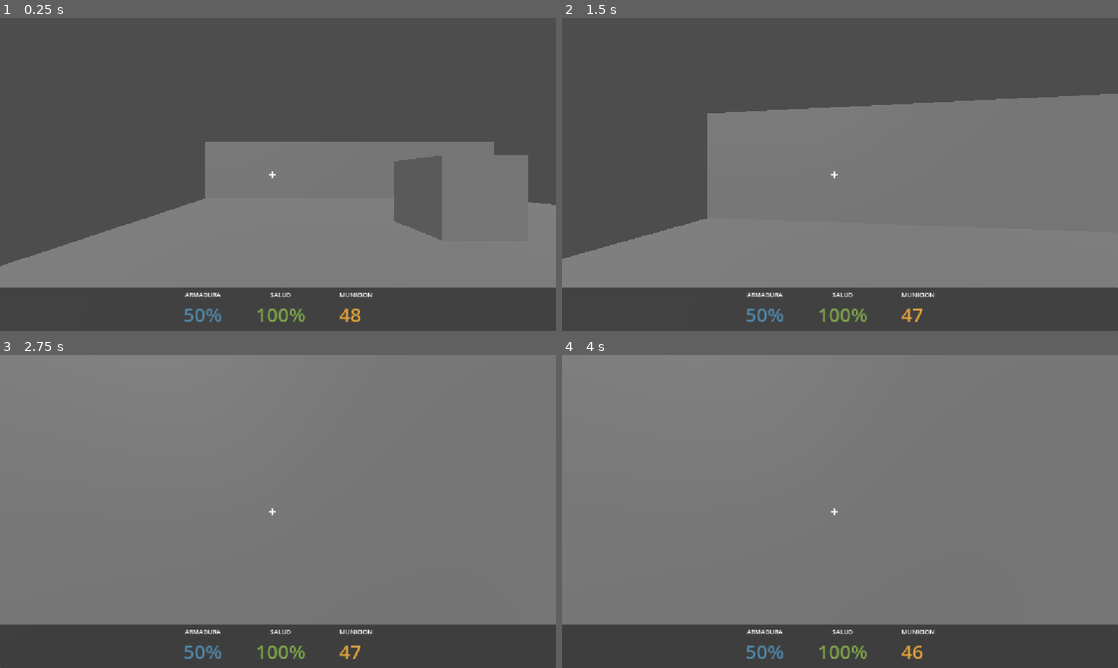
Above: before the commit, frames 1-4 (two rows, left to right).
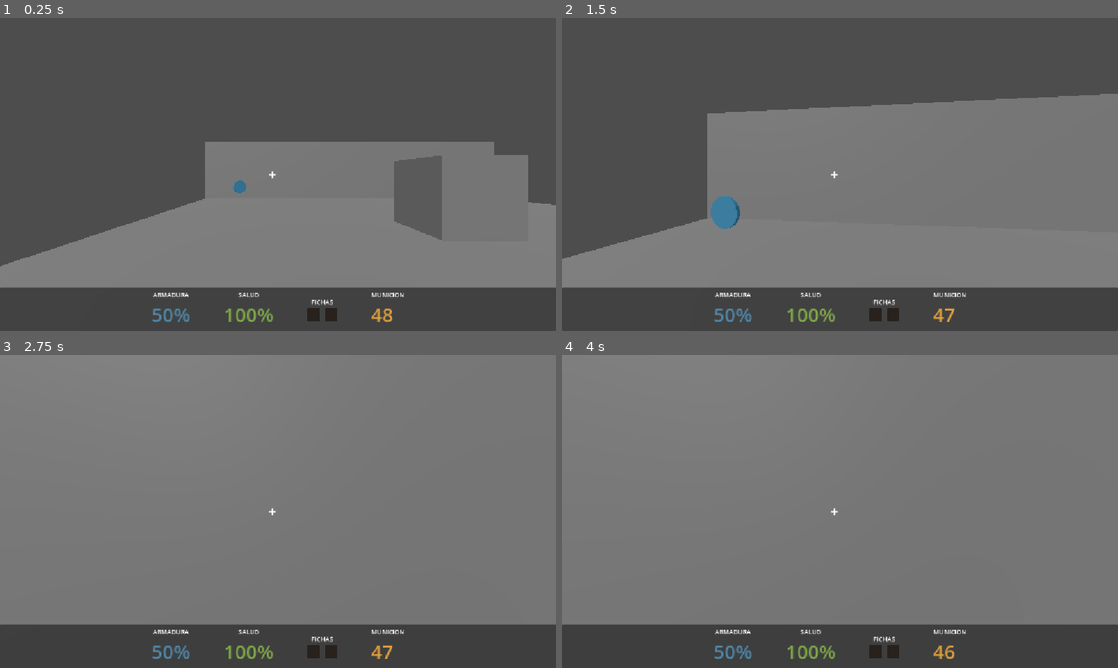
Above: after the commit, the same moments.

Repository: xXJotaHacheXx/Socavon
Game: Godot game, scene res://escenas/prueba.tscn
Two runs of this game, one before a commit and one after it. Both use one fixed random seed, a clock stepped at 60 frames per second and the inputs below.
Inputs (mouse positions are in pixels of both pictures, inside the frame that each line leads up to):
- Up to frame 1 (0.25 s): no input
- Up to frame 2 (1.5 s): tap Enter at 0.5 s; move the mouse to (867, 174) at 0.52 s; hold Shift (correr) 0.53-1.28 s; hold W (adelante) from 0.53 s (still down); move the mouse to (812, 174) at 1.27 s; click (812, 174) at 1.35 s
- Up to frame 3 (2.75 s): keep holding W (adelante); move the mouse to (289, 505) at 2.02 s; hold Shift (correr) from 2.03 s (still down)
- Up to frame 4 (4 s): keep holding W (adelante); tap Space at 2.75 s; move the mouse to (834, 517) at 2.77 s; release Shift (correr) at 2.78 s; click (834, 517) at 2.85 s; tap Enter at 3.5 s; move the mouse to (878, 514) at 3.52 s; hold Shift (correr) from 3.53 s (still down)

The runs differ from the first frame. In frame 1, 1.4% of the frame differs, in the area x 27-73%, y 51-98%; in frame 2, 1.7%, in the area x 26-73%, y 56-98%; in frame 3, 1.3%; in frame 4, 1.3%.

Commit message:
Fichas, puertas, gestor de partida con autoload

Diff:
--- /dev/null
+++ b/escenas/ficha.tscn
@@ -0,0 +1,22 @@
+[gd_scene format=3 uid="uid://hv2muokpk4v"]
+
+[ext_resource type="Script" uid="uid://dk52fvydsdi5" path="res://scripts/ficha.gd" id="1_c8j3s"]
+
+[sub_resource type="SphereShape3D" id="SphereShape3D_cg8h7"]
+radius = 0.9
+
+[sub_resource type="CylinderMesh" id="CylinderMesh_whjgx"]
+top_radius = 0.35
+bottom_radius = 0.35
+height = 0.08
+
+[node name="Ficha" type="Area3D" unique_id=2067859008]
+script = ExtResource("1_c8j3s")
+
+[node name="CollisionShape3D" type="CollisionShape3D" parent="." unique_id=628767987]
+transform = Transform3D(1, 0, 0, 0, 1, 0, 0, 0, 1, 0, 0.9, 0)
+shape = SubResource("SphereShape3D_cg8h7")
+
+[node name="MeshInstance3D" type="MeshInstance3D" parent="." unique_id=461031988]
+transform = Transform3D(1, 0, 0, 0, -4.371139e-08, -1, 0, 1, -4.371139e-08, 0, 0.9, 0)
+mesh = SubResource("CylinderMesh_whjgx")
--- a/escenas/jugador.tscn
+++ b/escenas/jugador.tscn
@@ -103,6 +103,29 @@
 theme_override_font_sizes/font_size = 40
 text = "100%"
 
+[node name="Fichas" type="VBoxContainer" parent="HUD/Placa/Stats" unique_id=469364153]
+layout_mode = 2
+alignment = 1
+
+[node name="Titulo" type="Label" parent="HUD/Placa/Stats/Fichas" unique_id=1027440470]
+layout_mode = 2
+theme_override_font_sizes/font_size = 13
+text = "FICHAS"
+horizontal_alignment = 1
+
+[node name="Iconos" type="HBoxContainer" parent="HUD/Placa/Stats/Fichas" unique_id=128701423]
+layout_mode = 2
+theme_override_constants/separation = 10
+alignment = 1
+
+[node name="Estano" type="ColorRect" parent="HUD/Placa/Stats/Fichas/Iconos" unique_id=1469489665]
+custom_minimum_size = Vector2(26, 26)
+layout_mode = 2
+
+[node name="Cobre" type="ColorRect" parent="HUD/Placa/Stats/Fichas/Iconos" unique_id=1498191054]
+custom_minimum_size = Vector2(26, 26)
+layout_mode = 2
+
 [node name="Municion" type="VBoxContainer" parent="HUD/Placa/Stats" unique_id=847130920]
 layout_mode = 2
 alignment = 1
@@ -117,3 +140,19 @@
 layout_mode = 2
 theme_override_font_sizes/font_size = 40
 text = "100%"
+
+[node name="Aviso" type="Label" parent="HUD" unique_id=556672894]
+anchors_preset = 7
+anchor_left = 0.5
+anchor_top = 1.0
+anchor_right = 0.5
+anchor_bottom = 1.0
+offset_left = -20.0
+offset_top = -23.0
+offset_right = 20.0
+grow_horizontal = 2
+grow_vertical = 0
+offset_transform_enabled = true
+offset_transform_position = Vector2(-150, -115)
+theme_override_font_sizes/font_size = 18
+horizontal_alignment = 1
--- a/escenas/prueba.tscn
+++ b/escenas/prueba.tscn
@@ -3,6 +3,8 @@
 [ext_resource type="PackedScene" uid="uid://bj7n5u2bfpyiq" path="res://escenas/jugador.tscn" id="1_bfths"]
 [ext_resource type="Script" uid="uid://ciqa56cv0u5kc" path="res://scripts/blanco.gd" id="2_2jt68"]
 [ext_resource type="PackedScene" uid="uid://ptbu42m5anjk" path="res://escenas/barretero.tscn" id="3_mdukl"]
+[ext_resource type="PackedScene" uid="uid://hv2muokpk4v" path="res://escenas/ficha.tscn" id="4_8nejv"]
+[ext_resource type="PackedScene" uid="uid://he53hi2i6bkt" path="res://escenas/puerta.tscn" id="5_e5wxq"]
 
 [sub_resource type="NavigationMesh" id="NavigationMesh_cg8h7"]
 vertices = PackedVector3Array(-9.420843, -0.59780455, -7.6428213, -9.420843, -0.59780455, 8.857179, 9.579157, -0.59780455, 8.857179, 9.579157, -0.59780455, -7.6428213)
@@ -54,3 +56,9 @@
 
 [node name="Barretero" parent="." unique_id=1066758173 instance=ExtResource("3_mdukl")]
 transform = Transform3D(1, 0, 0, 0, 1, 0, 0, 0, 1, 7, -1, -5)
+
+[node name="Ficha" parent="." unique_id=2067859008 instance=ExtResource("4_8nejv")]
+transform = Transform3D(1, 0, 0, 0, 1, 0, 0, 0, 1, -7.0178843, -1.0426359, -5.549494)
+
+[node name="Puerta" parent="." unique_id=476976444 instance=ExtResource("5_e5wxq")]
+transform = Transform3D(1, 0, 0, 0, 1, 0, 0, 0, 1, 4.4550295, -1.0426378, 5.093611)
--- /dev/null
+++ b/escenas/puerta.tscn
@@ -0,0 +1,29 @@
+[gd_scene format=3 uid="uid://he53hi2i6bkt"]
+
+[ext_resource type="Script" uid="uid://bcn8kx1c3o0sl" path="res://scripts/partida.gd" id="1_0li1g"]
+
+[sub_resource type="BoxMesh" id="BoxMesh_cg8h7"]
+size = Vector3(3, 3.2, 0.3)
+
+[sub_resource type="BoxShape3D" id="BoxShape3D_whjgx"]
+size = Vector3(3, 3.2, 0.3)
+
+[sub_resource type="BoxShape3D" id="BoxShape3D_cg8h7"]
+size = Vector3(4, 3.2, 3)
+
+[node name="Puerta" type="StaticBody3D" unique_id=476976444]
+script = ExtResource("1_0li1g")
+
+[node name="MeshInstance3D" type="MeshInstance3D" parent="." unique_id=218066292]
+transform = Transform3D(1, 0, 0, 0, 1, 0, 0, 0, 1, 0, 1.6, 0)
+mesh = SubResource("BoxMesh_cg8h7")
+
+[node name="CollisionShape3D" type="CollisionShape3D" parent="." unique_id=1002675994]
+transform = Transform3D(1, 0, 0, 0, 1, 0, 0, 0, 1, 0, 1.6, 0)
+shape = SubResource("BoxShape3D_whjgx")
+
+[node name="Zona" type="Area3D" parent="." unique_id=2052876801]
+
+[node name="CollisionShape3D" type="CollisionShape3D" parent="Zona" unique_id=299940869]
+transform = Transform3D(1, 0, 0, 0, 1, 0, 0, 0, 1, 0, 1.6, 0)
+shape = SubResource("BoxShape3D_cg8h7")
--- a/project.godot
+++ b/project.godot
@@ -14,6 +14,10 @@
 run/main_scene="uid://duuqoc7adpyi8"
 config/features=PackedStringArray("4.7", "Forward Plus")
 config/icon="res://icon.svg"
+
+[autoload]
+
+Partida="*uid://bcn8kx1c3o0sl"
 
 [display]
 
--- /dev/null
+++ b/scripts/ficha.gd
@@ -0,0 +1,37 @@
+extends Area3D
+
+const NOMBRES := {"estano": "ESTAÑO", "cobre": "COBRE"}
+
+@export_enum("estano", "cobre") var tipo: String = "estano"
+
+var altura_base := 0.0
+var tiempo := 0.0
+
+@onready var malla: MeshInstance3D = $MeshInstance3D
+
+
+func _ready() -> void:
+	altura_base = malla.position.y
+	body_entered.connect(_al_entrar)
+
+	var mat := StandardMaterial3D.new()
+	mat.albedo_color = Color(0.18, 0.42, 0.55) if tipo == "estano" else Color(0.77, 0.27, 0.12)
+	mat.emission_enabled = true
+	mat.emission = mat.albedo_color
+	mat.emission_energy_multiplier = 0.8
+	malla.material_override = mat
+
+
+func _process(delta: float) -> void:
+	tiempo += delta
+	malla.rotate_y(2.0 * delta)
+	malla.position.y = altura_base + sin(tiempo * 2.5) * 0.12
+
+
+func _al_entrar(cuerpo: Node3D) -> void:
+	if not cuerpo.is_in_group("jugador"):
+		return
+
+	Partida.agregar_ficha(tipo)
+	Partida.avisar("FICHA DE " + NOMBRES[tipo])
+	queue_free()
--- a/scripts/hud.gd
+++ b/scripts/hud.gd
@@ -1,4 +1,12 @@
 extends CanvasLayer
+
+const APAGADO := Color(0.16, 0.13, 0.11)
+const ESTANO := Color(0.18, 0.42, 0.55)
+const COBRE := Color(0.77, 0.27, 0.12)
+
+@onready var aviso: Label = $Aviso
+@onready var ficha_estano: ColorRect = $Placa/Stats/Fichas/Iconos/Estano
+@onready var ficha_cobre: ColorRect = $Placa/Stats/Fichas/Iconos/Cobre
 
 @onready var jugador: CharacterBody3D = get_parent()
 @onready var arma: RayCast3D = jugador.get_node("Camera3D/RayoDisparo")
@@ -16,6 +24,13 @@
 	_al_cambiar_salud(jugador.vida_maxima, jugador.vida_maxima)
 	_al_cambiar_armadura(jugador.armadura_inicial)
 	_al_cambiar_municion(arma.municion_maxima, arma.municion_maxima)
+
+	Partida.ficha_obtenida.connect(_encender_ficha)
+	Partida.aviso.connect(mostrar_aviso)
+
+	ficha_estano.color = APAGADO
+	ficha_cobre.color = APAGADO
+	aviso.modulate.a = 0.0
 
 
 func _al_cambiar_salud(actual: float, maxima: float) -> void:
@@ -37,3 +52,19 @@
 		municion.modulate = Color(1.0, 0.25, 0.2)
 	else:
 		municion.modulate = Color(0.88, 0.63, 0.23)
+
+
+func _encender_ficha(cual: String) -> void:
+	if cual == "estano":
+		ficha_estano.color = ESTANO
+	else:
+		ficha_cobre.color = COBRE
+
+
+func mostrar_aviso(texto: String) -> void:
+	aviso.text = texto
+	aviso.modulate.a = 1.0
+
+	var t := create_tween()
+	t.tween_interval(1.4)
+	t.tween_property(aviso, "modulate:a", 0.0, 0.5)
--- /dev/null
+++ b/scripts/partida.gd
@@ -0,0 +1,25 @@
+extends Node
+
+signal ficha_obtenida(cual: String)
+signal aviso(texto: String)
+
+var fichas: Array[String] = []
+
+
+func agregar_ficha(cual: String) -> void:
+	if cual in fichas:
+		return
+	fichas.append(cual)
+	ficha_obtenida.emit(cual)
+
+
+func tiene_ficha(cual: String) -> bool:
+	return cual in fichas
+
+
+func avisar(texto: String) -> void:
+	aviso.emit(texto)
+
+
+func reiniciar() -> void:
+	fichas.clear()
--- /dev/null
+++ b/scripts/puerta.gd
@@ -0,0 +1,44 @@
+extends StaticBody3D
+
+const NOMBRES := {"estano": "ESTAÑO", "cobre": "COBRE"}
+
+@export_enum("estano", "cobre") var ficha_requerida: String = "estano"
+@export var altura_apertura := 3.4
+
+var abierta := false
+
+@onready var malla: MeshInstance3D = $MeshInstance3D
+@onready var colision: CollisionShape3D = $CollisionShape3D
+@onready var zona: Area3D = $Zona
+
+
+func _ready() -> void:
+	zona.body_entered.connect(_al_acercarse)
+
+	var mat := StandardMaterial3D.new()
+	mat.albedo_color = Color(0.18, 0.42, 0.55) if ficha_requerida == "estano" else Color(0.77, 0.27, 0.12)
+	malla.material_override = mat
+
+
+func _al_acercarse(cuerpo: Node3D) -> void:
+	if abierta or not cuerpo.is_in_group("jugador"):
+		return
+
+	if Partida.tiene_ficha(ficha_requerida):
+		_abrir()
+	else:
+		Partida.avisar("NECESITAS LA FICHA DE " + NOMBRES[ficha_requerida])
+		_rechazar()
+
+
+func _abrir() -> void:
+	abierta = true
+	colision.set_deferred("disabled", true)
+	create_tween().tween_property(self, "position:y", position.y + altura_apertura, 0.9)
+
+
+func _rechazar() -> void:
+	var t := create_tween()
+	t.tween_property(malla, "position:z", 0.12, 0.06)
+	t.tween_property(malla, "position:z", -0.12, 0.06)
+	t.tween_property(malla, "position:z", 0.0, 0.06)
Not shown, added: scripts/ficha.gd.uid
Not shown, added: scripts/partida.gd.uid
Not shown, added: scripts/puerta.gd.uid
